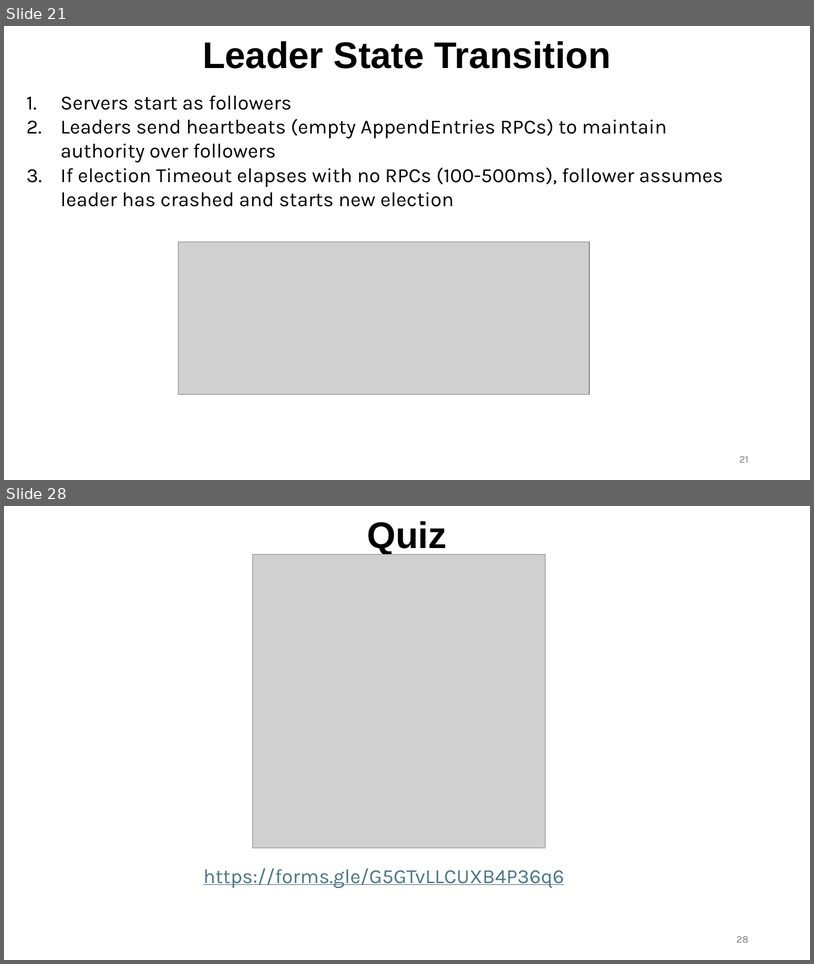
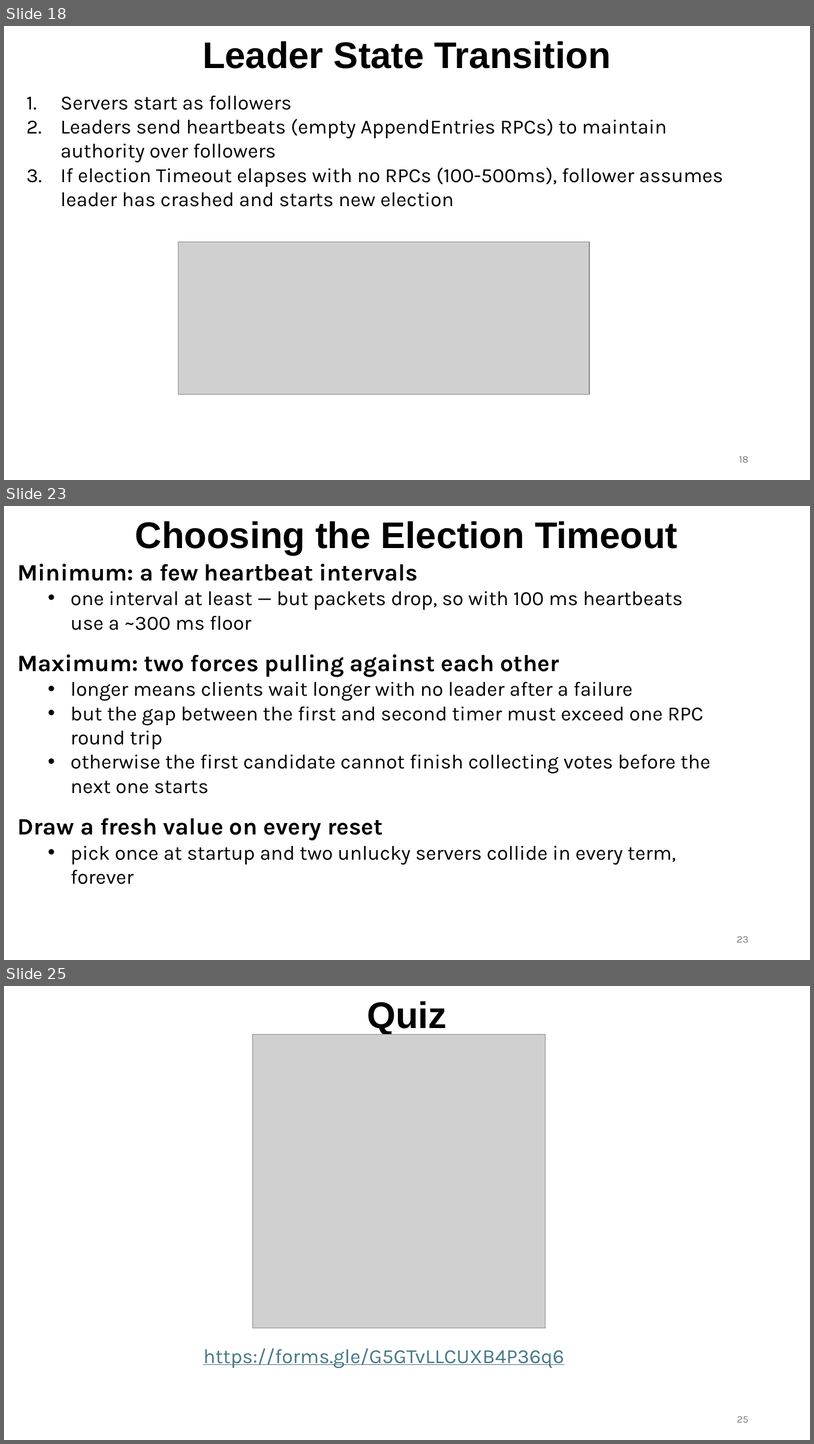
Before and after one commit to ec528/ec528.github.io, a slide deck: slides/fall26/6-raft-1.pptx. Shown one above the other, each under a label of ours: slides 21 and 28 before the commit, slides 18, 23 and 25 after it; the slides between them are not shown. The pictures are 814x964 and 814x1444 pixels, drawn with LibreOffice and Linux fonts; fonts in the diff are those of the drawing; grey boxes stand for pictures. Boxes give left, top, right and bottom in pixels: in the first picture for what was removed or moved away, otherwise in the second. Text is boxed around its words. In the diff, an @@ line names an element or a change of style, - is before the commit and + after.

```diff
--- a/slides/fall26/6-raft-1.pptx
+++ b/slides/fall26/6-raft-1.pptx
@@ slide 23 added at bbox=[4, 506, 810, 960], background #FFFFFF @@
@@ title added at bbox=[135, 521, 678, 555], 44 pt, text #000000, bold @@
+Choosing the Election Timeout
@@ text added at bbox=[18, 564, 711, 884], 24 pt, text #000000 @@
+Minimum: a few heartbeat intervals
+  • one interval at least — but packets drop, so with 100 ms heartbeats use a ~300 ms floor
+Maximum: two forces pulling against each other
+  • longer means clients wait longer with no leader after a failure
+  • but the gap between the first and second timer must exceed one RPC round trip
+  • otherwise the first candidate cannot finish collecting votes before the next one starts
+Draw a fresh value on every reset
+  • pick once at startup and two unlucky servers collide in every term, forever
@@ page number added at bbox=[737, 936, 749, 942], 12 pt, text #797979 @@
+23
@@ what was slide 21 is now slide 18 @@
@@ page number at bbox=[740, 456, 749, 462]: text changed @@
-21
+18
@@ what was slide 28 is now slide 25 @@
@@ page number at bbox=[737, 1416, 749, 1422]: text changed @@
-28
+25
```
Also in this commit, not shown: 11 slides changed, 5 other slides added, 9 slides removed.
